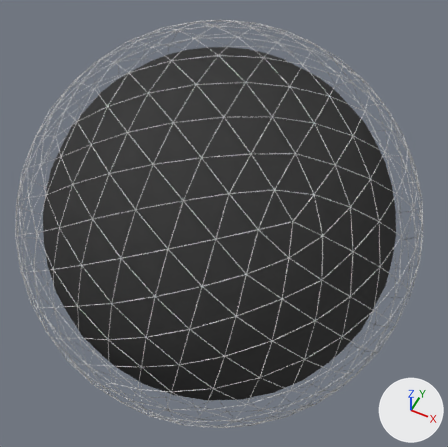
The Blender file Blender/VacuumBalloon.blend as it was, and as the next commit left it.
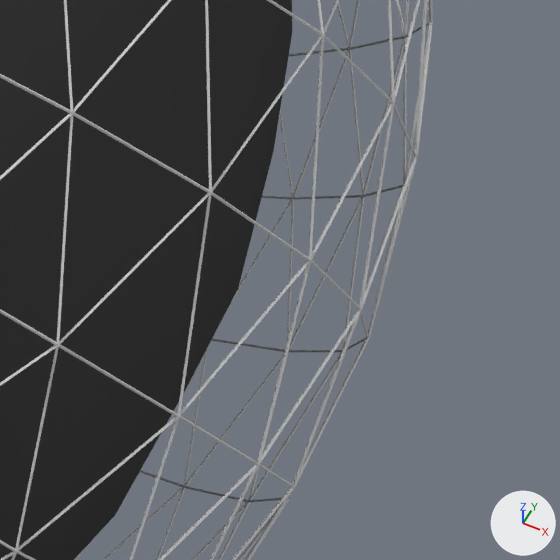
The first picture shows the older version from a camera (50 mm lens) standing at (38.8, -75.8, 95.3) and looking at (0.6, 0.8, -0.4). The close-ups show both versions on the part from 76% to 100% of the width and 51% to 76% of the height of that picture; other places that the commit changed are outside them. Lighting does not change. The marker at lower right points along +X, +Y and +Z.

The first close-up shows 'GD_mesh', 'Sphere'.
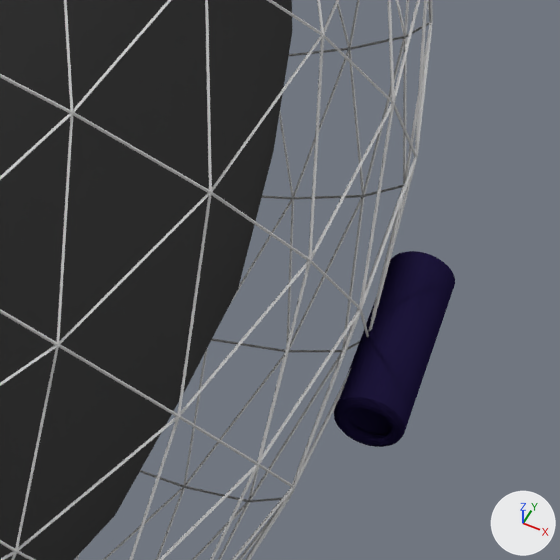
Pixel boxes (x1, y1, x2, y2) of what changed, in the close-ups (560 x 560 px):
'Cylinder', added (blue)
    after: (334, 251, 455, 447)

The change, as a list of edits to the scene's bpy script:
```text
Add mat_material_004:
    mat_material_004 = diffuse_material('Material.004')
    mat_material_004.base_color = (0.0135, 0.00916, 0.047)  # dark blue #1f183d
Add me_cylinder:
    me_cylinder.from_pydata(...)  # 1154 vertices, 1152 faces; spans x -2.22..0.74, y -1.67..0.83, z -1.38..1.15
    me_cylinder.materials.append(mat_material_004)  # dark blue #1f183d
Add ob_cylinder:
    ob_cylinder = bpy.data.objects.new('Cylinder', me_cylinder)
    ob_cylinder.location = (41.83, 0.0, 0.0)
    ob_cylinder.rotation_euler = (1.571, 0.0, 0.0)  # degrees (90, 0, 0)
    ob_cylinder.scale = (1.0, 1.0, 3.0)
```
